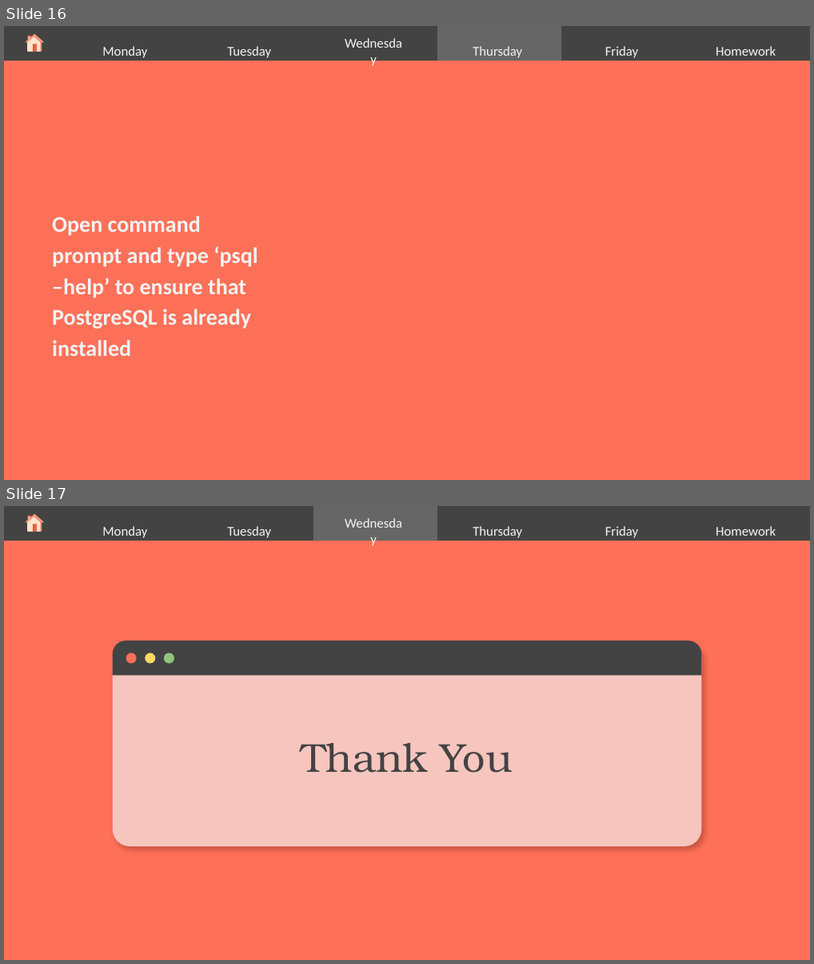
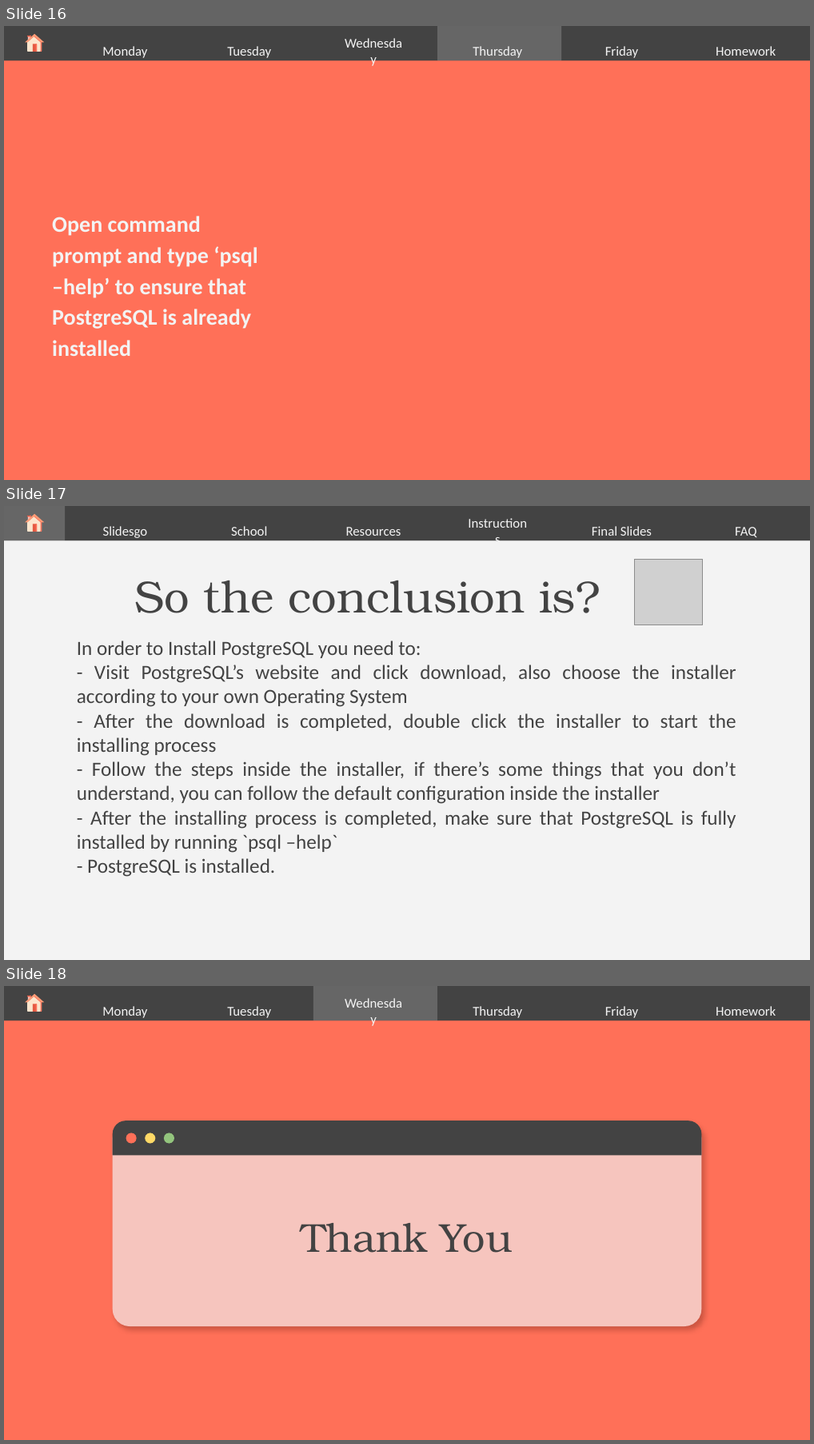
Before and after one commit to RakaiSeto/Catatan-Kuliah, a slide deck: SEM 1/B-INGGRIS/PERTEMUAN-2/TUGAS PRESENTASI.pptx. Shown one above the other, each under a label of ours: slides 16 and 17 before the commit, slides 16, 17 and 18 after it. The pictures are 814x964 and 814x1444 pixels, drawn with LibreOffice and Linux fonts; fonts in the diff are those of the drawing; grey boxes stand for pictures; background and template pictures are left out. Boxes give left, top, right and bottom in pixels: in the first picture for what was removed or moved away, otherwise in the second. Text is boxed around its words. In the diff, an @@ line names an element or a change of style, - is before the commit and + after.

Commit message:
7 Sept + Perubahan PPT

```diff
--- a/SEM 1/B-INGGRIS/PERTEMUAN-2/TUGAS PRESENTASI.pptx
+++ b/SEM 1/B-INGGRIS/PERTEMUAN-2/TUGAS PRESENTASI.pptx
@@ slide 17 added at box(4, 506, 810, 960), background #F3F3F3 @@
@@ rectangle added at box(4, 506, 810, 540), fill #434343 @@
@@ rectangle added at box(4, 506, 66, 540), fill #666666 @@
@@ group added at box(25, 514, 44, 532): 9 freeform shapes @@
@@ rectangle added at box(66, 506, 190, 540), fill #434343 @@
@@ text added at box(103, 526, 148, 538), 12 pt, text #F3F3F3 @@
+Slidesgo
@@ rectangle added at box(190, 506, 314, 540), fill #434343 @@
@@ text added at box(231, 526, 267, 536), 12 pt, text #F3F3F3 @@
+School
@@ rectangle added at box(314, 506, 438, 540), fill #434343 @@
@@ text added at box(346, 527, 402, 536), 12 pt, text #F3F3F3 @@
+Resources
@@ rectangle added at box(438, 506, 562, 540), fill #434343 @@
@@ text added at box(458, 514, 542, 532), 12 pt, text #F3F3F3 @@
+Instructions
@@ rectangle added at box(562, 506, 686, 540), fill #434343 @@
@@ text added at box(592, 526, 652, 536), 12 pt, text #F3F3F3 @@
+Final Slides
@@ rectangle added at box(686, 506, 810, 540), fill #434343 @@
@@ text added at box(735, 527, 758, 537), 12 pt, text #F3F3F3 @@
+FAQ
@@ picture added at box(635, 560, 703, 625) @@
@@ title added at box(135, 580, 600, 613), 40 pt, text #434343 @@
+So the conclusion is?
@@ text added at box(77, 640, 737, 876), 18 pt, text #434343 @@
+In order to Install PostgreSQL you need to:
+- Visit PostgreSQL’s website and click download, also choose the installer according to your own Operating System
+- After the download is completed, double click the installer to start the installing process
+- Follow the steps inside the installer, if there’s some things that you don’t understand, you can follow the default configuration inside the installer
+- After the installing process is completed, make sure that PostgreSQL is fully installed by running `psql –help`
+- PostgreSQL is installed.
@@ what was slide 17 is now slide 18 @@
```
Also in this commit, not shown: 25 other files.
